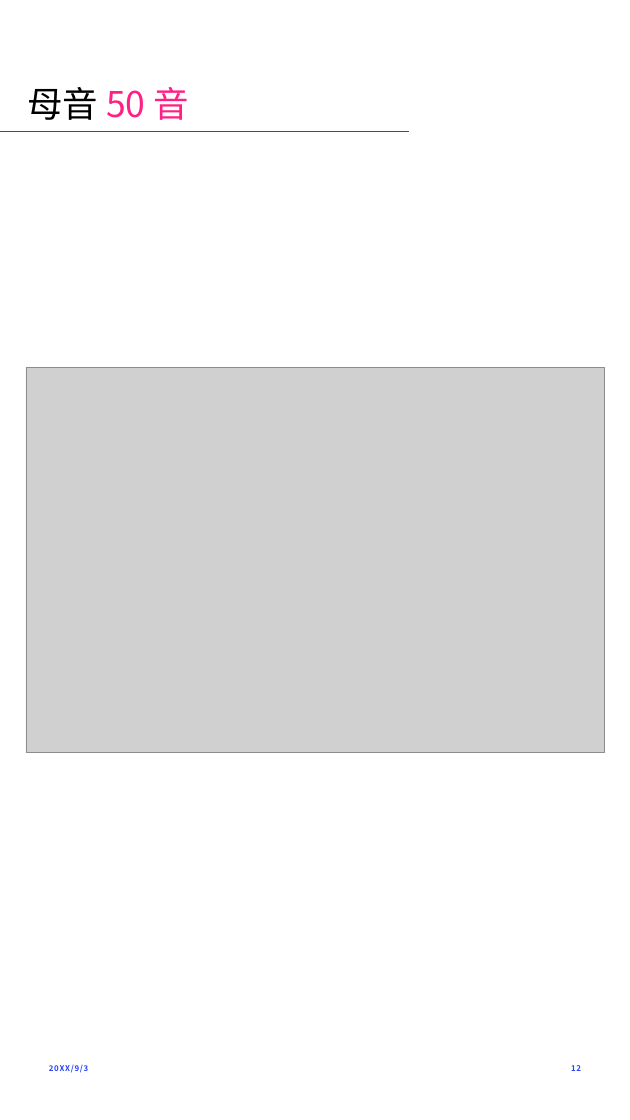
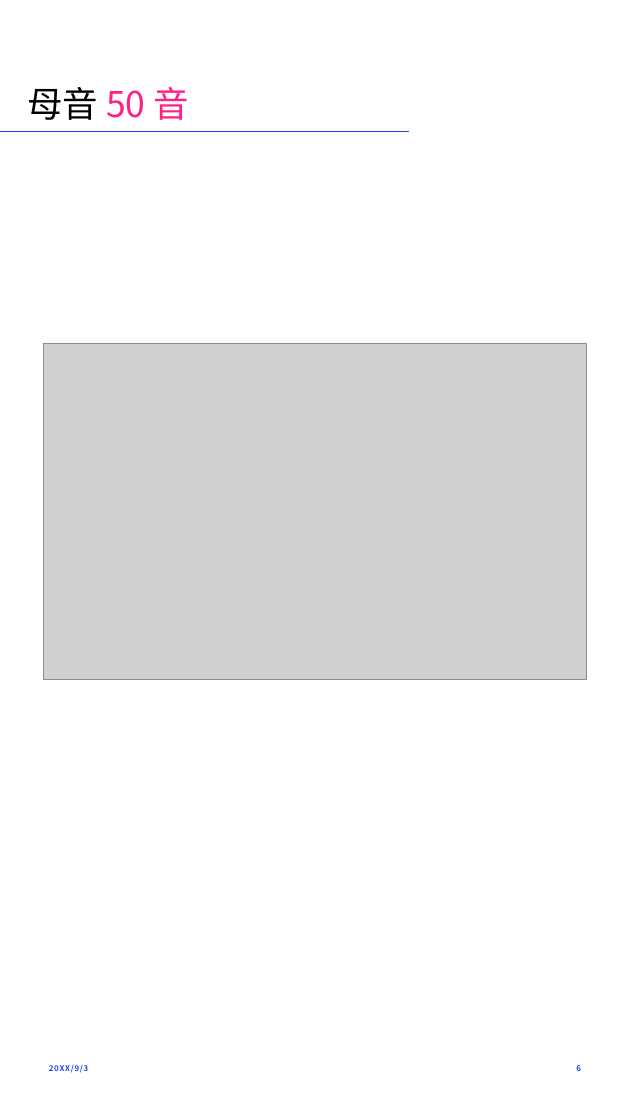
Before and after one commit to AlanJui/Piau-Im, a slide deck: slide 6 of Documents/十五音教材/漢字十五音標音法介紹.pptx (slide 12 before the commit). Drawn at 630x1120 pixels with LibreOffice and Linux fonts; fonts in the diff are those of the drawing; grey boxes stand for pictures. Boxes give left, top, right and bottom in pixels: in the first picture for what was removed or moved away, otherwise in the second. Text is boxed around its words. In the diff, an @@ line names an element or a change of style, - is before the commit and + after.

```diff
--- a/Documents/十五音教材/漢字十五音標音法介紹.pptx
+++ b/Documents/十五音教材/漢字十五音標音法介紹.pptx
@@ picture: place and size @@
-picture at <box>26,367,604,752</box>
+picture at <box>43,344,586,679</box>
@@ page number at <box>576,1065,581,1071</box>: text changed @@
-12
+6
```
Also in this commit, not shown: 5 other slides changed, 7 slides added, 5 other files.
